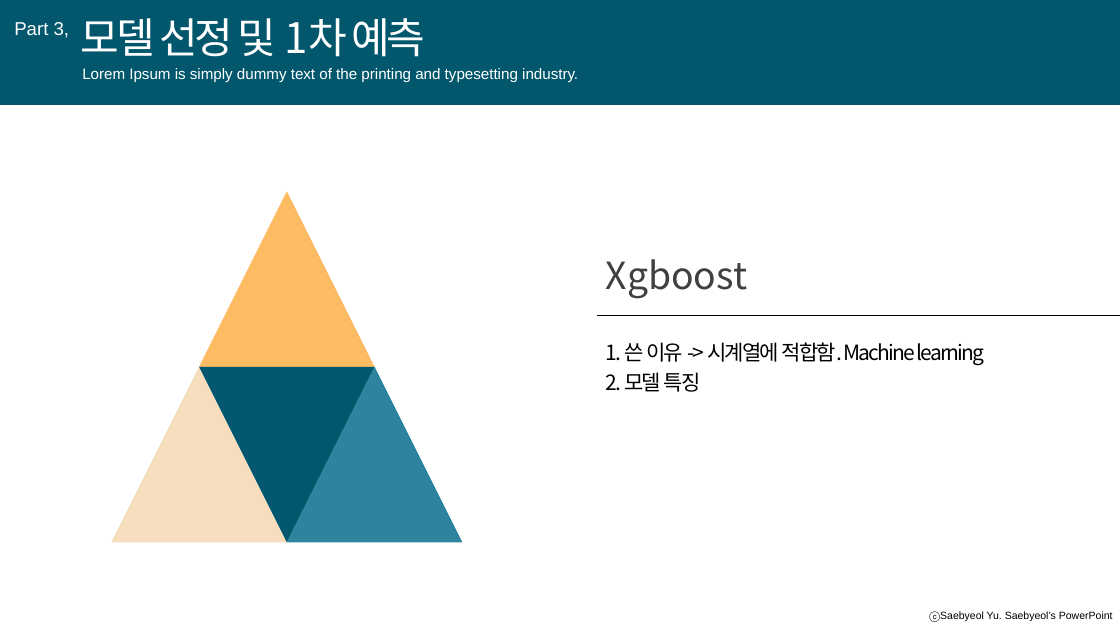
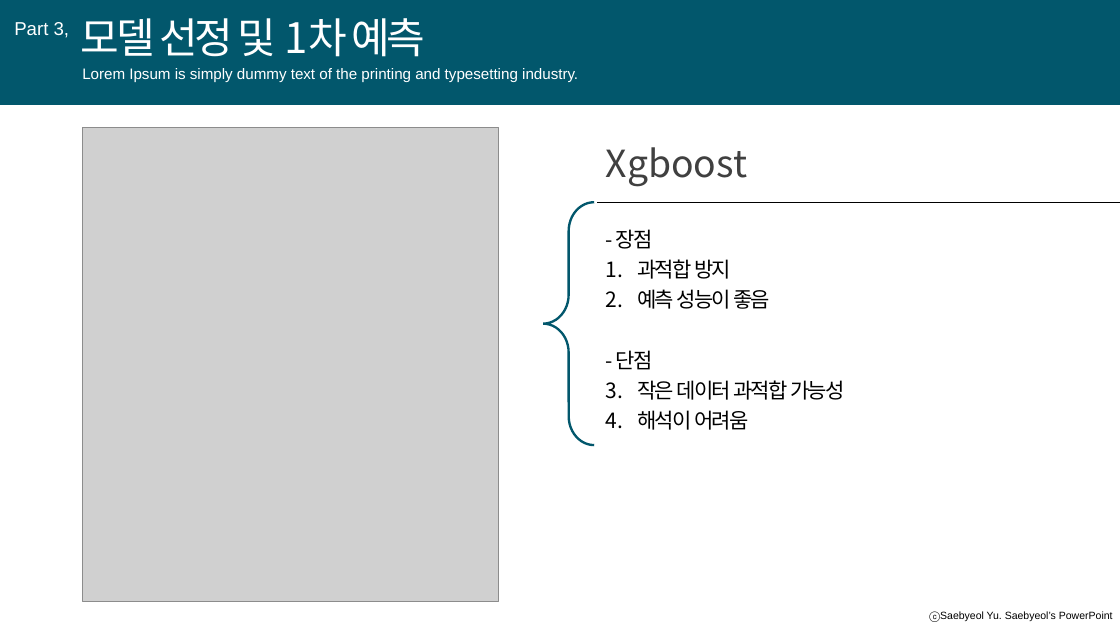
Before and after one commit to A-dongl/P3_kospi, a slide deck: slide 20 of 2차 발표자료.pptx (slide 15 before the commit). Drawn at 1120x630 pixels with LibreOffice and Linux fonts; fonts in the diff are those of the drawing; grey boxes stand for pictures. Boxes give left, top, right and bottom in pixels: in the first picture for what was removed or moved away, otherwise in the second. Text is boxed around its words. In the diff, an @@ line names an element or a change of style, - is before the commit and + after.

```diff
--- a/2차 발표자료.pptx
+++ b/2차 발표자료.pptx
@@ picture added at [82, 128, 498, 602] @@
@@ text "Xgboost": place and size @@
-text "Xgboost" at [606, 259, 748, 299]
+text "Xgboost" at [606, 147, 748, 187]
@@ left brace added at [544, 202, 595, 445], outline #02576C 2 pt @@
@@ line moved from (597, 315) - (1120, 315) to (597, 202) - (1120, 202) @@
@@ text at [616, 229, 844, 430]: text changed @@
-1. 쓴 이유 -> 시계열에 적합함. Machine learning
-2. 모델 특징
+- 장점
+1. 과적합 방지
+2. 예측 성능이 좋음
+- 단점
+1. 작은 데이터 과적합 가능성
+2. 해석이 어려움
@@ group removed at [111, 192, 462, 543]: 4 triangles @@
```
Also in this commit, not shown: 10 other slides changed, 10 slides added, 11 slides removed, 1 other file.
